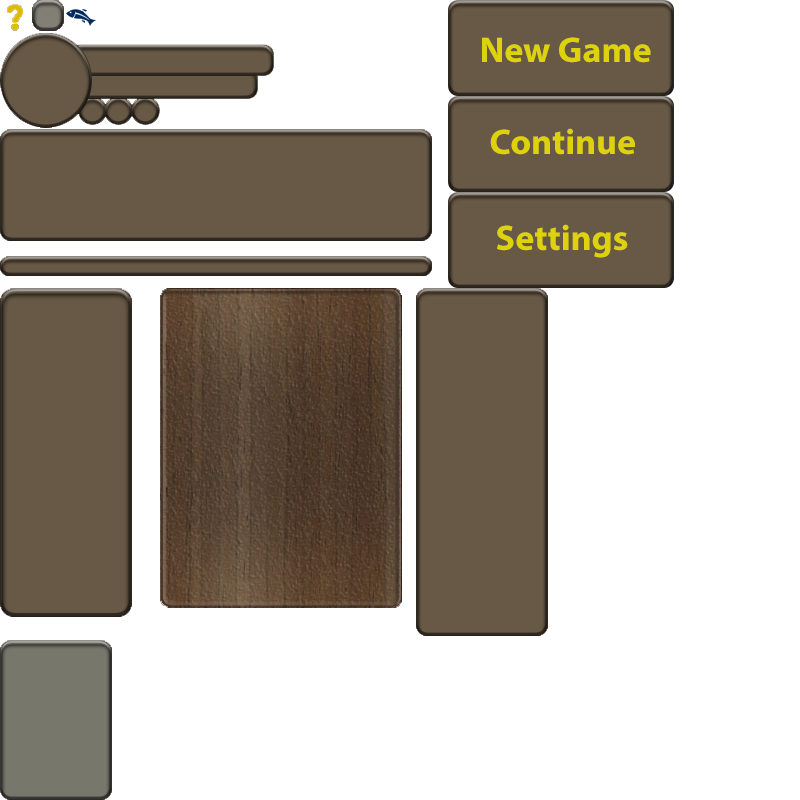
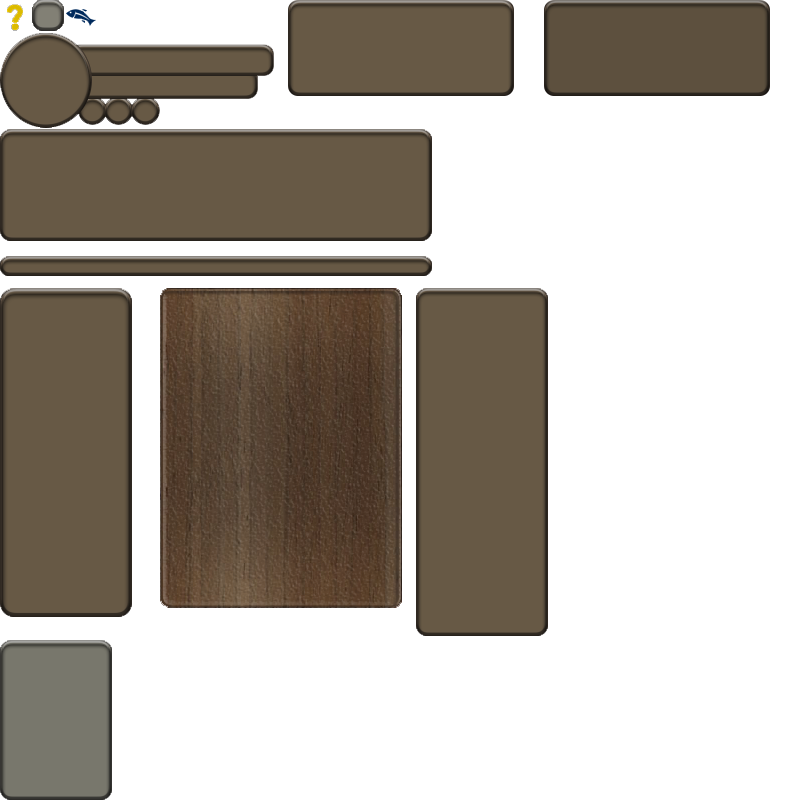
The second 800x800 image is a revision of the first. Changes to its layers:
removed layer "Settings" over (x1=497, y1=224, x2=628, y2=258)
removed layer "Continue" over (x1=490, y1=128, x2=635, y2=155)
removed layer "New Game" over (x1=482, y1=37, x2=651, y2=63)
added layer "Layer 3" above "Layer 1" over (x1=544, y1=0, x2=770, y2=96)
painted on "Layer 1" over (x1=288, y1=0, x2=674, y2=288)
